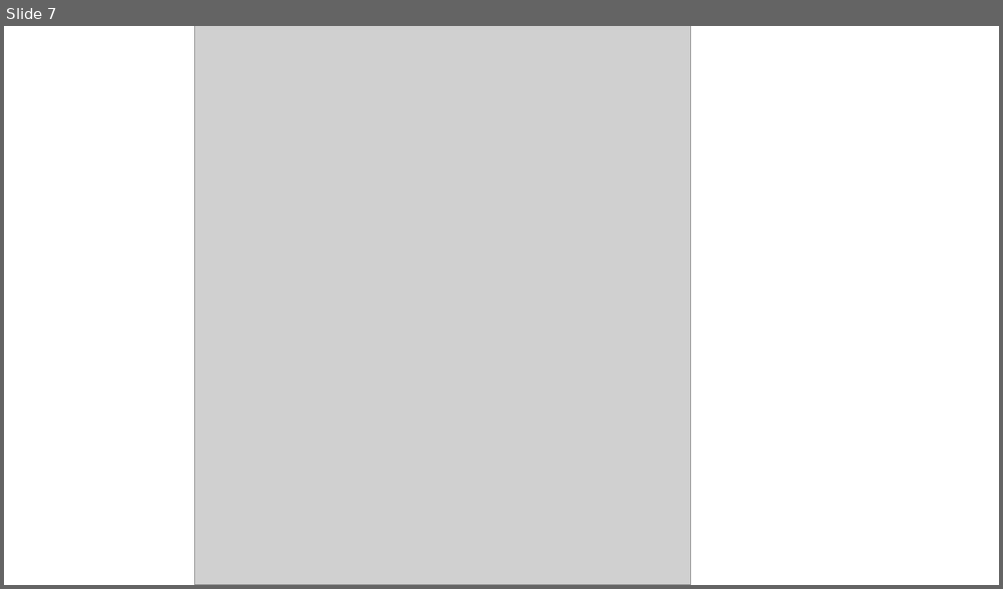
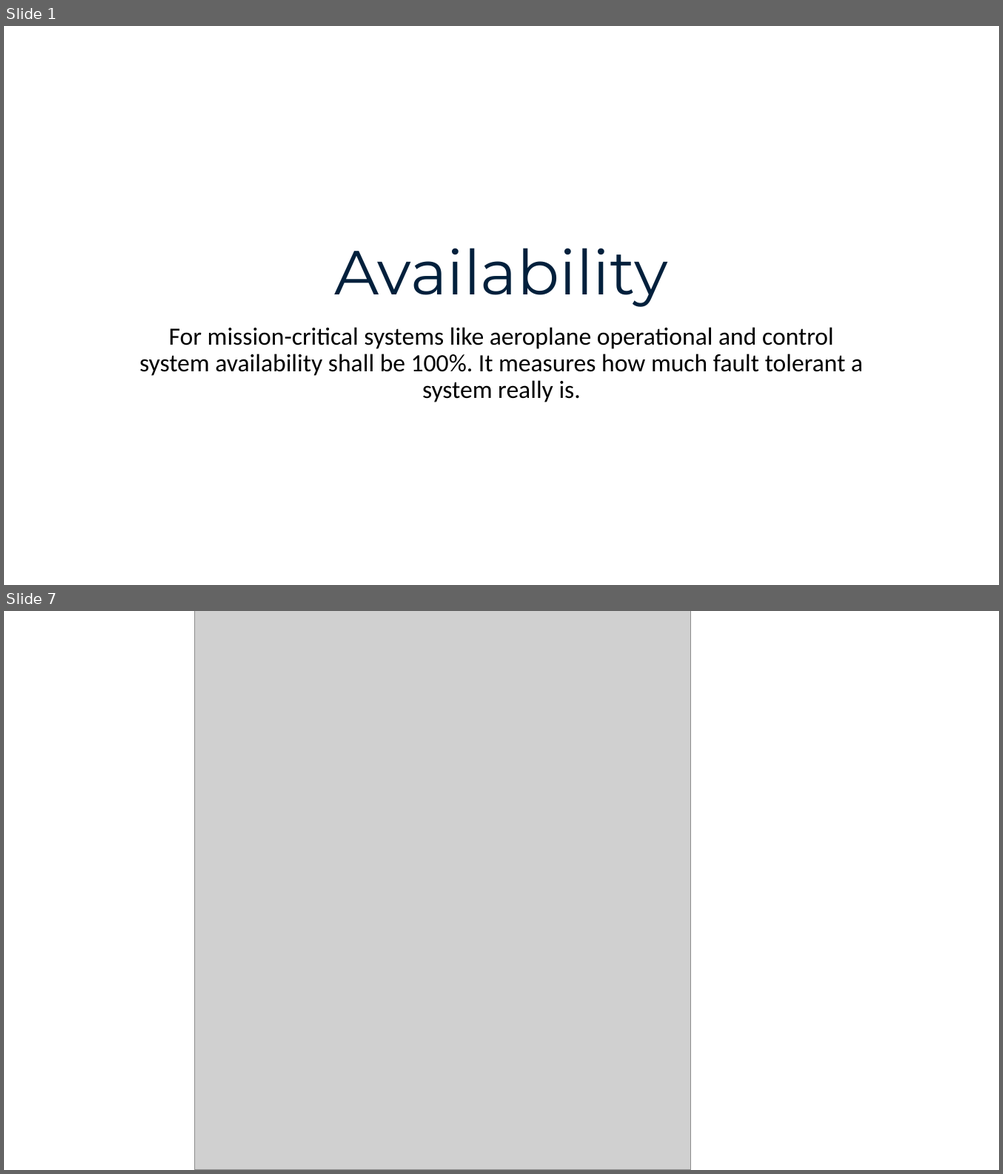
Before and after one commit to aamirfayaz/reactive_architecture, a slide deck: system_design/udemy_1_system_design/latency_throughput/Availability.pptx. Shown one above the other, each under a label of ours: slide 7 before the commit, slides 1 and 7 after it; the slides between them are not shown. The pictures are 1003x589 and 1003x1174 pixels, drawn with LibreOffice and Linux fonts; fonts in the diff are those of the drawing; grey boxes stand for pictures. Boxes give left, top, right and bottom in pixels: in the first picture for what was removed or moved away, otherwise in the second. Text is boxed around its words. In the diff, an @@ line names an element or a change of style, - is before the commit and + after.

```diff
--- a/system_design/udemy_1_system_design/latency_throughput/Availability.pptx
+++ b/system_design/udemy_1_system_design/latency_throughput/Availability.pptx
@@ slide 1 added at (4, 26, 999, 585), background #FFFFFF @@
@@ text added at (335, 248, 668, 307), 60 pt, text #02203C @@
+Availability
@@ text added at (139, 327, 862, 403), 24 pt, text #000000 @@
+For mission-critical systems like aeroplane operational and control system availability shall be 100%. It measures how much fault tolerant a system really is.
```
Also in this commit, not shown: 4 slides changed, 1 slide removed, 2 other files.
